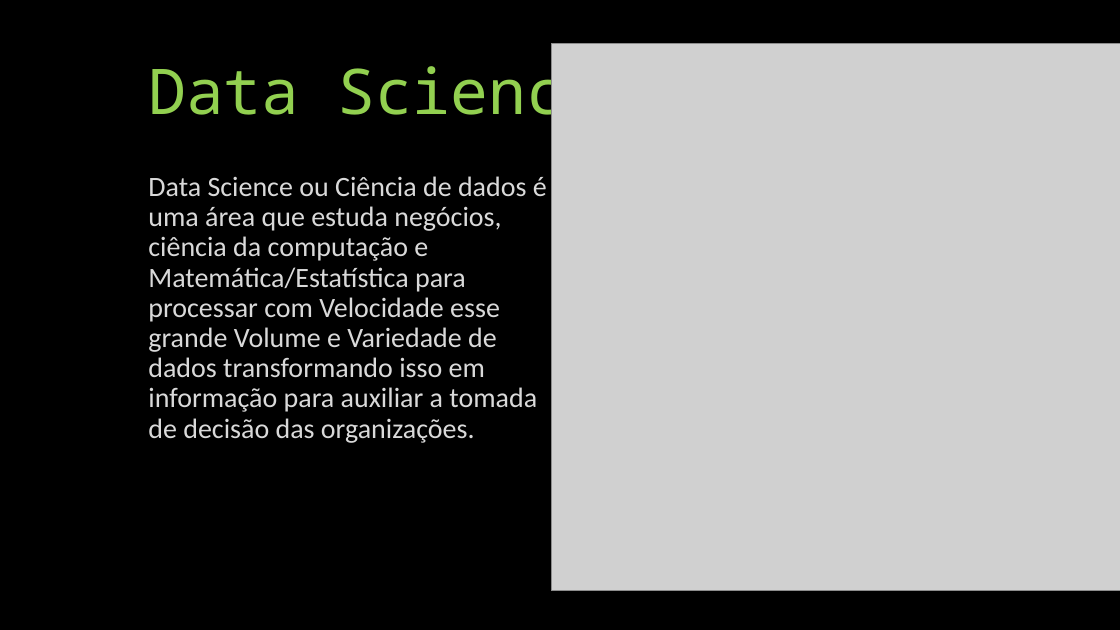
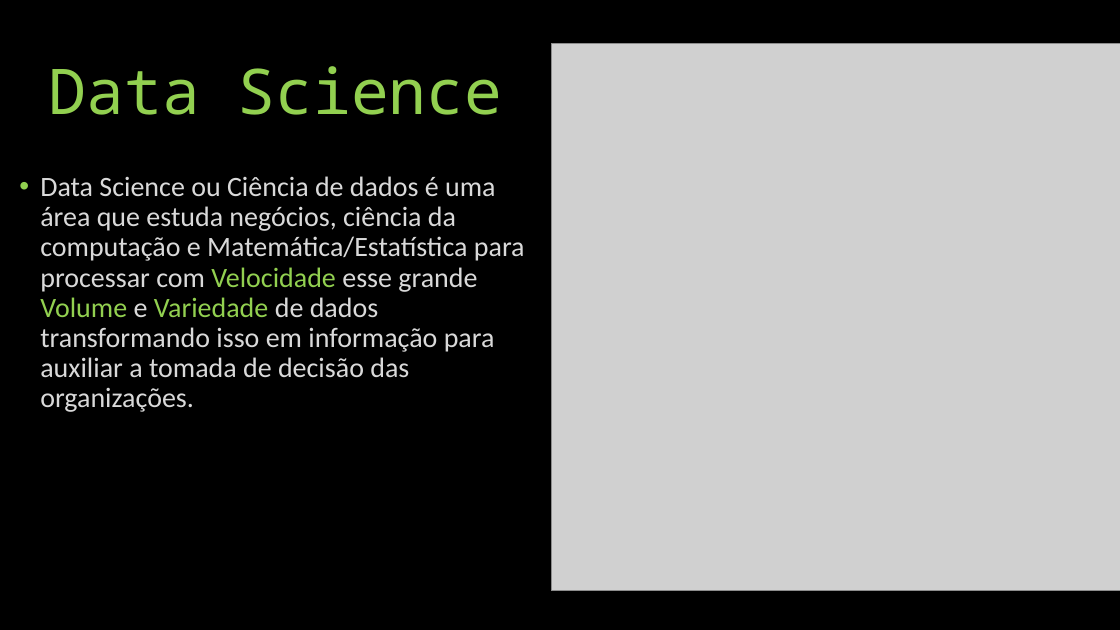
Before and after one commit to vitorioluis/Machine-Learning, a slide deck: slide 5 of IA/IA.pptx. Drawn at 1120x630 pixels with LibreOffice and Linux fonts; fonts in the diff are those of the drawing; grey boxes stand for pictures. Boxes give left, top, right and bottom in pixels: in the first picture for what was removed or moved away, otherwise in the second. Text is boxed around its words. In the diff, an @@ line names an element or a change of style, - is before the commit and + after.

```diff
--- a/IA/IA.pptx
+++ b/IA/IA.pptx
@@ title "Data Science" moved from (x1=148, y1=56, x2=602, y2=132) to (x1=49, y1=66, x2=503, y2=115) @@
@@ title "Data Science" at (x1=49, y1=66, x2=503, y2=115): alignment left to centre @@
@@ text "Data Science ou Ciência de ..." moved from (x1=148, y1=176, x2=547, y2=443) to (x1=40, y1=176, x2=525, y2=412) @@
@@ text "Data Science ou Ciência de ..." at (x1=40, y1=176, x2=525, y2=412): text colour #D9D9D9 to #92D050 in "Velocidade Volume Variedade"; bullet none to • @@
```
Also in this commit, not shown: 6 other slides changed, 1 other file.
